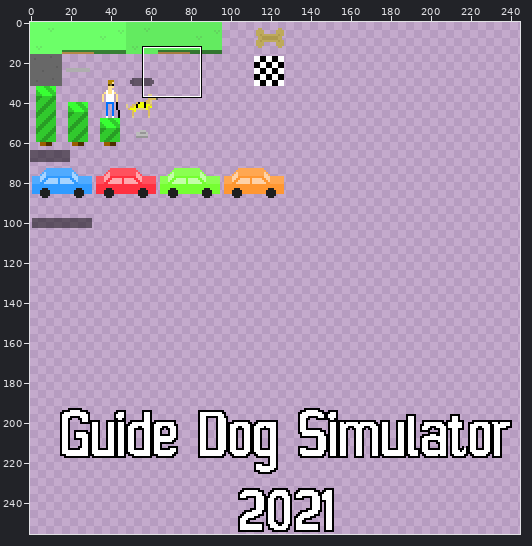
A sprite sheet gets an edit: art/tiles.png. Above, an overview of the earlier version with the close-up marked.
Close-up. Before the edit:
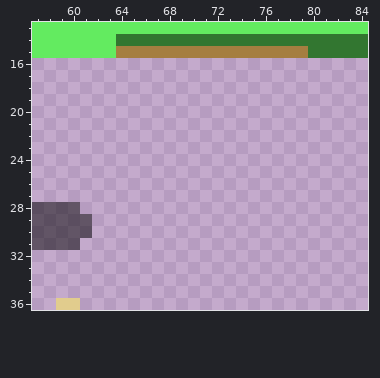
The file is 256x256 pixels. Pixels under 10% opacity are left out. Colours within 5 levels of each other are drawn and written as one. Shown: x 57..84, y 13..36. The wide view leaves out empty margins.
And afterwards:
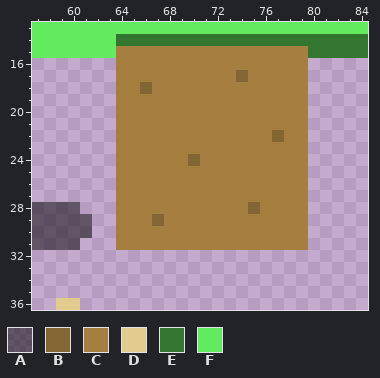
Palette (. is transparent): A #0000007f  B #846534  C #a57e40  D #e1cc8d  E #327630  F #63eb60
From old to new:
Changed rows in their new state; - is an unchanged pixel.
first column x 64:
16 CCCCCCCCCCCCCCCC
17 CCCCCCCCCCBCCCCC
18 CCBCCCCCCCCCCCCC
19 CCCCCCCCCCCCCCCC
20 CCCCCCCCCCCCCCCC
21 CCCCCCCCCCCCCCCC
22 CCCCCCCCCCCCCBCC
23 CCCCCCCCCCCCCCCC
24 CCCCCCBCCCCCCCCC
25 CCCCCCCCCCCCCCCC
26 CCCCCCCCCCCCCCCC
27 CCCCCCCCCCCCCCCC
28 CCCCCCCCCCCBCCCC
29 CCCBCCCCCCCCCCCC
30 CCCCCCCCCCCCCCCC
31 CCCCCCCCCCCCCCCC
